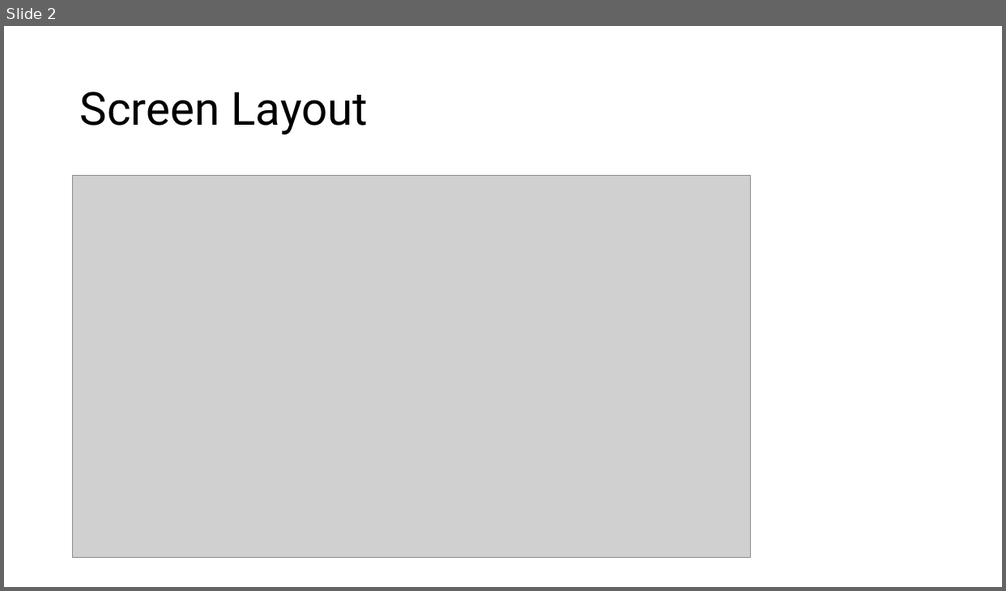
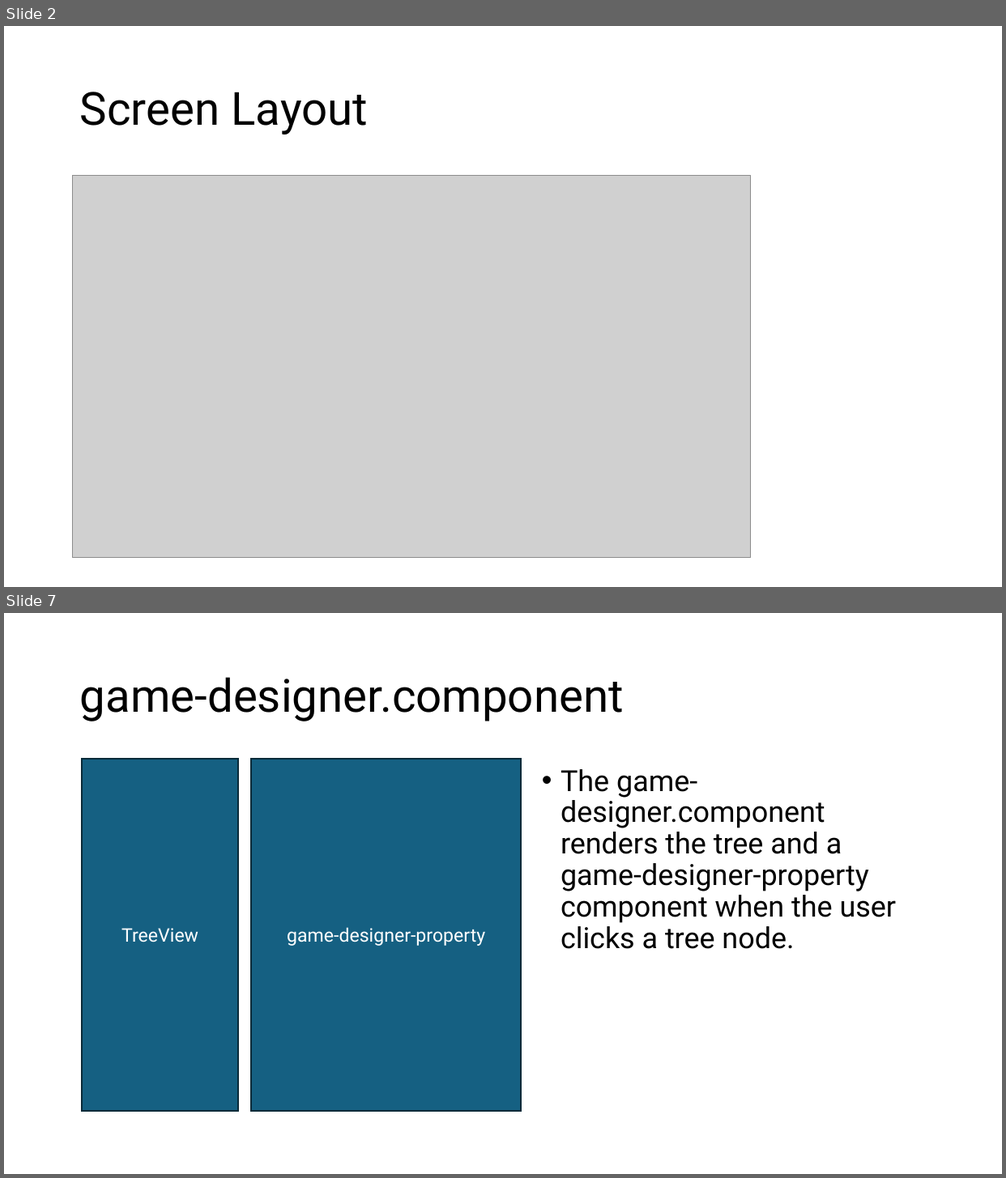
Before and after one commit to marcjohnston/AngbandOS, a slide deck: Documents/Game Designer.pptx. Shown one above the other, each under a label of ours: slide 2 before the commit, slides 2 and 7 after it; the slides between them are not shown. The pictures are 1006x591 and 1006x1178 pixels, drawn with LibreOffice and Linux fonts; fonts in the diff are those of the drawing; grey boxes stand for pictures. Boxes give left, top, right and bottom in pixels: in the first picture for what was removed or moved away, otherwise in the second. Text is boxed around its words. In the diff, an @@ line names an element or a change of style, - is before the commit and + after.

```diff
--- a/Documents/Game Designer.pptx
+++ b/Documents/Game Designer.pptx
@@ slide 7 added at (4,613,1002,1174), background #FFFFFF @@
@@ title added at (80,677,624,722), 44 pt, text #000000 @@
+game-designer.component
@@ rectangle added at (82,759,238,1112), fill #156082, outline #092A39 1.5 pt, 18 pt, text #FFFFFF @@
+TreeView
@@ rectangle added at (251,759,522,1112), fill #156082, outline #092A39 1.5 pt, 18 pt, text #FFFFFF @@
+game-designer-property
@@ text added at (560,769,896,949), 28 pt, text #000000 @@
+• The game-designer.component renders the tree and a game-designer-property component when the user clicks a tree node.
```
Also in this commit, not shown: 7 other slides added, 1 slide removed, 1 other file.
